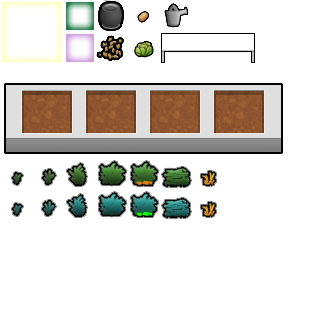
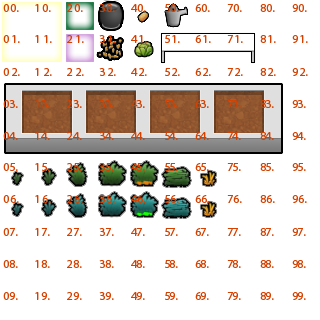
Layered file, before and after one edit (320×320). Changes by layer:
added group "Debug" with 2 layers above "Watering Can" over (3, 4, 308, 300)
added layer "Row copy 9" in group "Debug" over (9, 4, 308, 300)
added layer "HORI copy 9" in group "Debug" over (3, 4, 298, 300)
"Layer 16": opacity 19% → 15% over (166, 4, 186, 12)
hid group "Group 1" (1 layers) over (3, 3, 308, 300)
